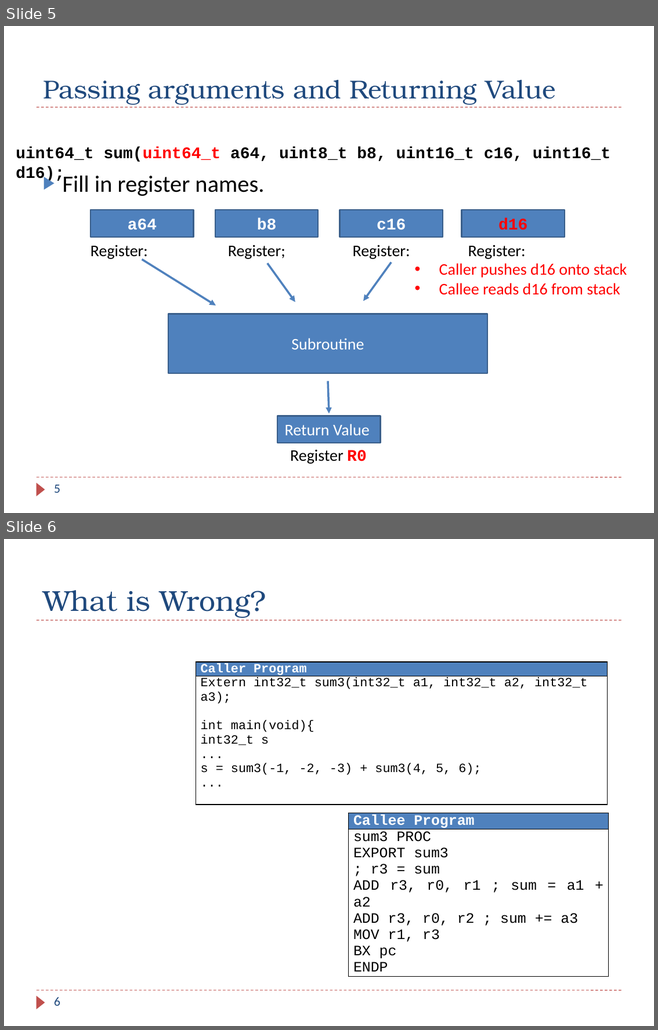
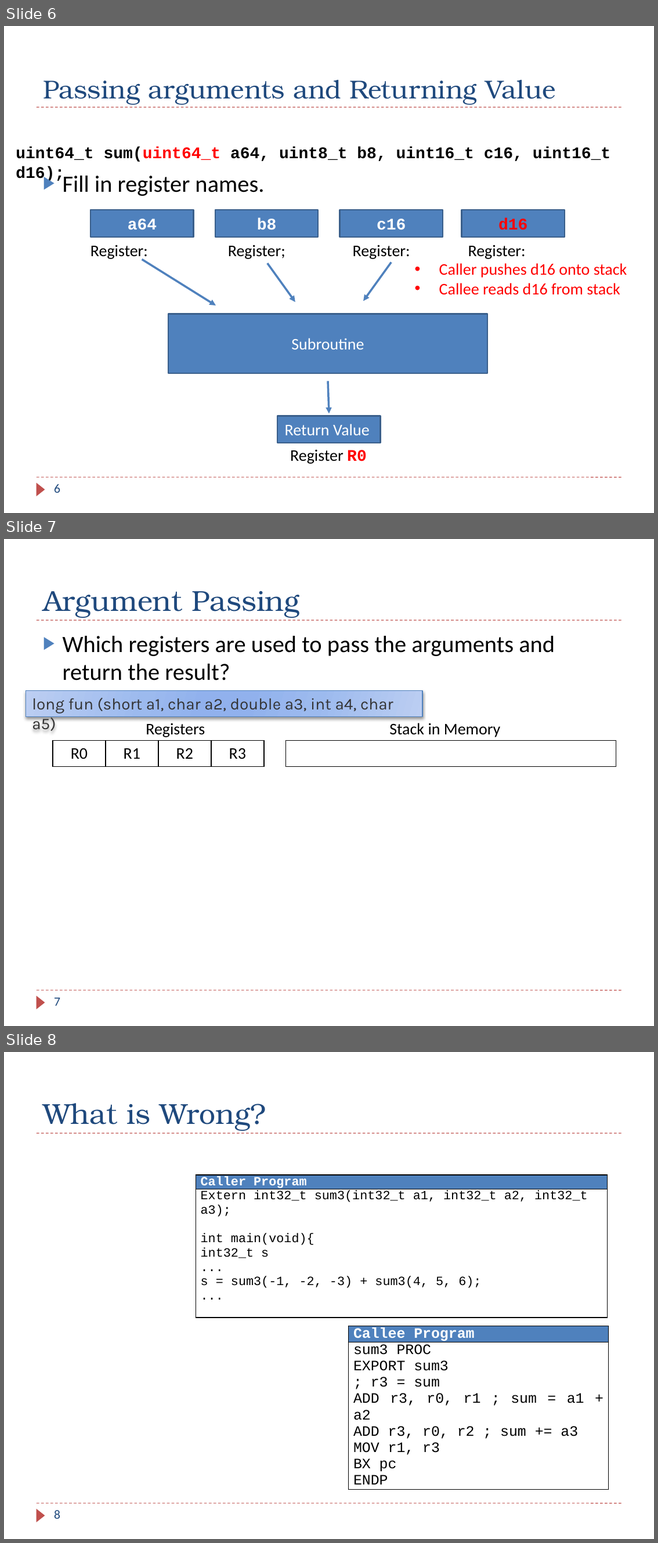
Before and after one commit to guhofstra/CSC111Fa25, a slide deck: PPTs/Ch8_ARM_Subroutines_Exercises.pptx. Shown one above the other, each under a label of ours: slides 5 and 6 before the commit, slides 6, 7 and 8 after it. The pictures are 658x1030 and 658x1543 pixels, drawn with LibreOffice and Linux fonts; fonts in the diff are those of the drawing. Boxes give left, top, right and bottom in pixels: in the first picture for what was removed or moved away, otherwise in the second. Text is boxed around its words. In the diff, an @@ line names an element or a change of style, - is before the commit and + after.

```diff
--- a/PPTs/Ch8_ARM_Subroutines_Exercises.pptx
+++ b/PPTs/Ch8_ARM_Subroutines_Exercises.pptx
@@ slide 7 added at (4, 539, 654, 1026), background #FFFFFF; not listed: 3 template elements that a slide beside it also shows @@
@@ title added at (43, 591, 300, 618), 32 pt, text #1F497D @@
+Argument Passing
@@ text added at (63, 636, 554, 681), 26 pt, text #000000 @@
+▶ Which registers are used to pass the arguments and return the result?
@@ rectangle added at (25, 690, 422, 716), fill gradient #BCCEF2 to #9CBAEE to #91B3EE, outline #4F81BD 0.75 pt, 18 pt, text #333333 @@
+long fun (short a1, char a2, double a3, int a4, char a5)
@@ text added at (146, 723, 205, 737), 18 pt, text #000000 @@
+Registers
@@ text added at (389, 723, 500, 737), 18 pt, text #000000 @@
+Stack in Memory
@@ table added at (53, 740, 263, 767), 1 rows, 4 columns @@
+R0 | R1 | R2 | R3
@@ table added at (285, 740, 615, 767), 1 rows, 1 columns @@
+
@@ page number added at (54, 998, 60, 1006), 14 pt, text #1F497D @@
+7
@@ what was slide 5 is now slide 6 @@
@@ page number at (54, 484, 60, 493): text changed @@
-5
+6
@@ what was slide 6 is now slide 8 @@
@@ page number at (54, 1510, 60, 1519): text changed @@
-6
+8
```
Also in this commit, not shown: 1 other slide added, 4 other files.
